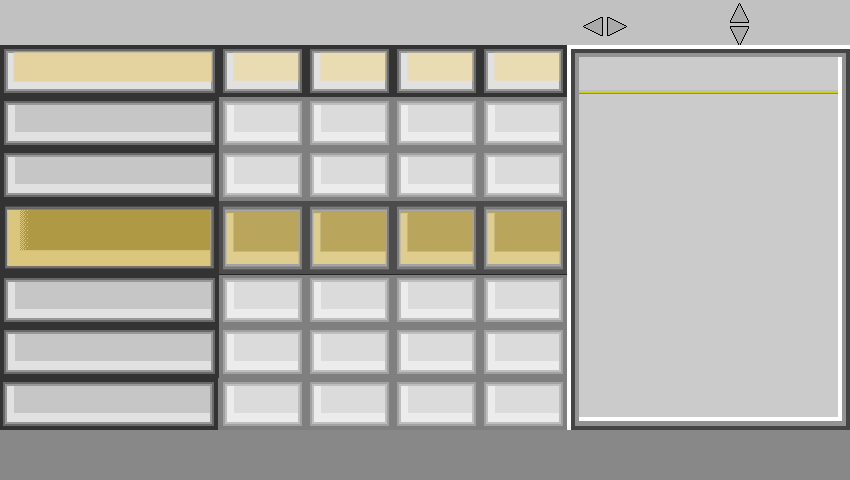
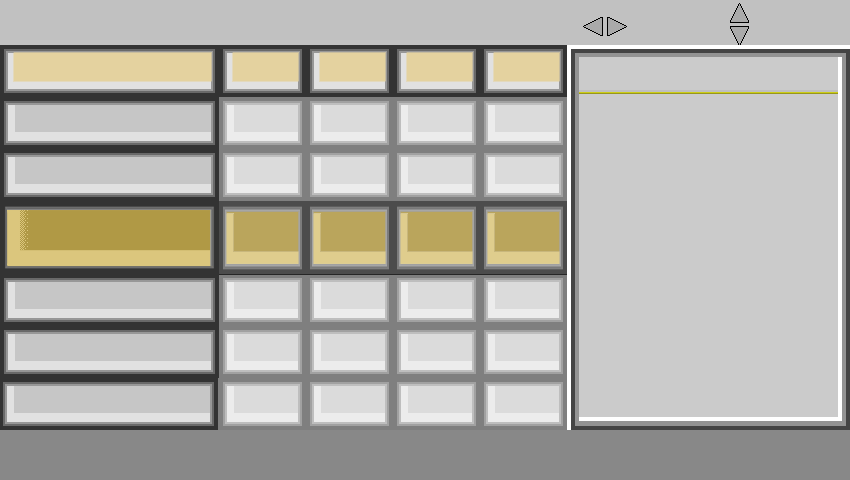
Before/after of a 850 × 480 layered artwork. What changed in the layer stack:
painted on "numeros" (4th of 24, in "cajas") over [493, 52, 560, 82]
painted on "numeros" (5th of 24, in "cajas") over [406, 52, 473, 82]
painted on "numeros" (6th of 24, in "cajas") over [319, 52, 386, 82]
painted on "numeros" (7th of 24, in "cajas") over [232, 52, 299, 82]
